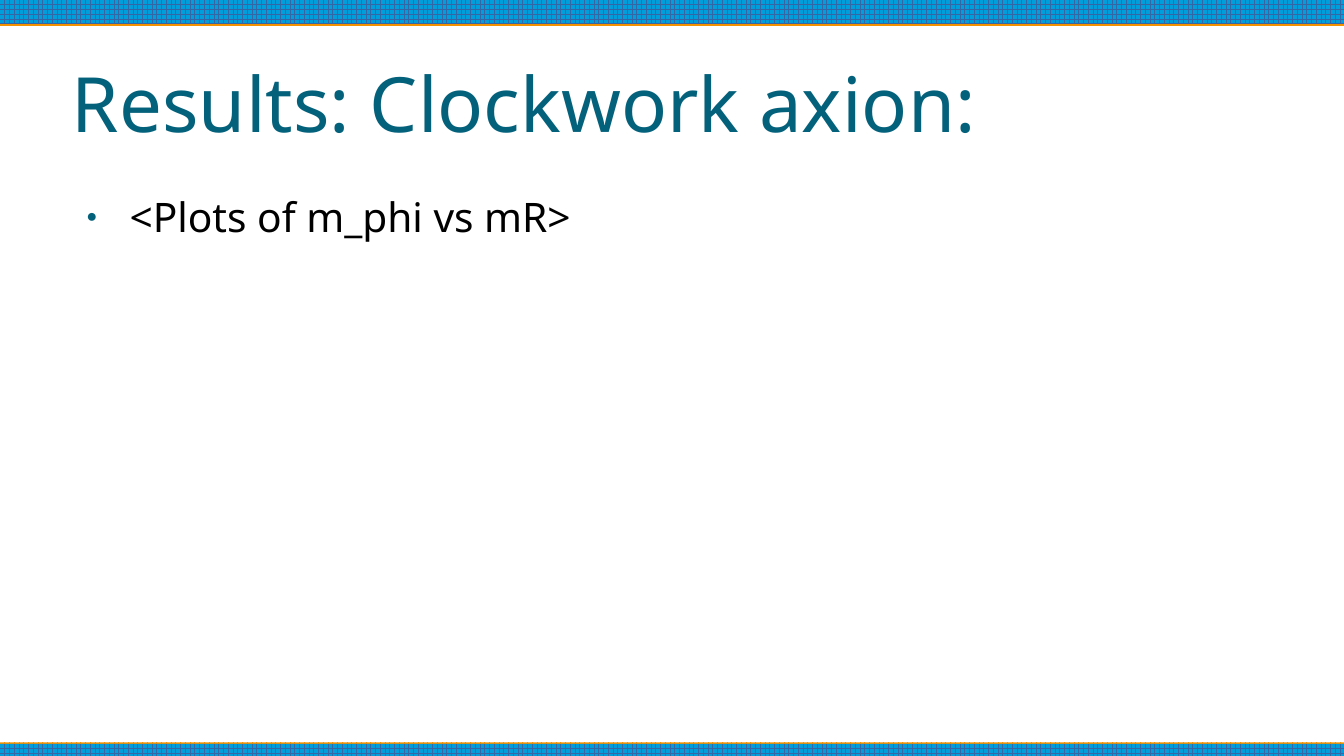
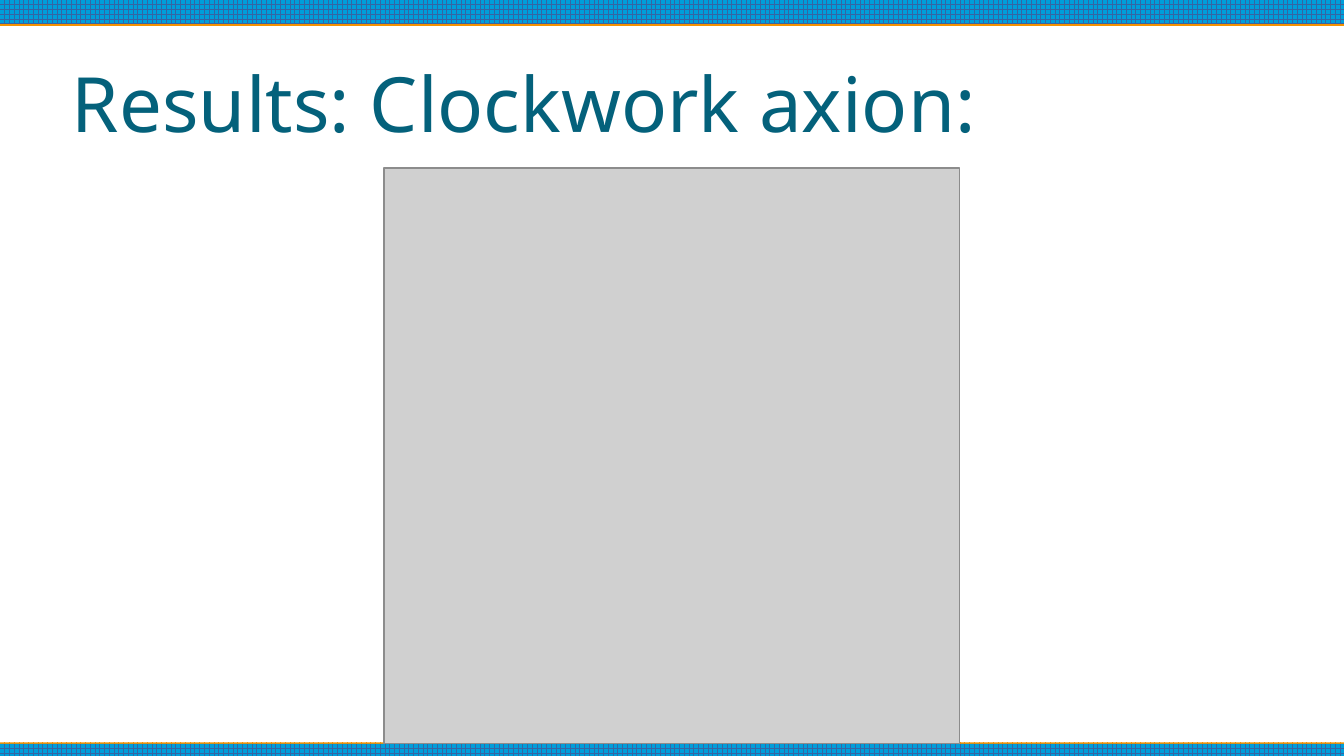
Before and after one commit to anna-jana/masters-project, a slide deck: slide 27 of reports/thesis-talk/presentation.odp. Drawn at 1344x756 pixels with LibreOffice and Linux fonts; fonts in the diff are those of the drawing; grey boxes stand for pictures. Boxes give left, top, right and bottom in pixels: in the first picture for what was removed or moved away, otherwise in the second. Text is boxed around its words. In the diff, an @@ line names an element or a change of style, - is before the commit and + after.

```diff
--- a/reports/thesis-talk/presentation.odp
+++ b/reports/thesis-talk/presentation.odp
@@ picture added at bbox=[384, 168, 960, 744] @@
@@ text removed at bbox=[130, 201, 571, 242] @@
-● <Plots of m_phi vs mR>
```
Also in this commit, not shown: 6 other slides changed, 2 slides added, 2 slides removed, 1 other file.
